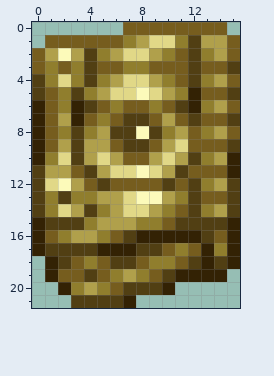
Pixel-art sprite -- Content/Tiles/Relic/BanditBookRelic.png. Above, as it was before the edit.
The file is 32x44 pixels, drawn in blocks of 2x2; one block is one cell here.
New version:
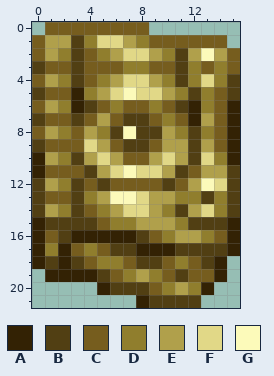
Palette (. is transparent): A #332204  B #513f13  C #765d1e  D #907e2d  E #b0a04b  F #e1d887  G #fcfaba
Author's note on the commit: Relic fix and spider mount improvements
From old to new:
@@ x 0..15 @@
- 0 .......CCCCCCCC.
- 1 .CCCCCCDEFFDBEEC
- 2 CEGEBDEFFEDCBDEC
- 3 CDCDBCCDDCCCBCCB
- 4 BDFDBDEFFEDCBDEC
- 5 BCDBDEFFGFEDACCB
- 6 ACDABCDCCDCBADEC
- 7 ACEACDCBBCECBCCB
- 8 ACDBDEBBGBDECDEC
- 9 ACEBEECBBCEFCCCB
-10 ADFBEFECCEFEBDEA
-11 BEECBEFFGFEBCCCA
-12 BFGECBCCCCBCBDEB
-13 BDBDDEEFGGEDBCCB
-14 BDFEBDEFFEDCBDEB
-15 ABBBDEEEDDCBBBBA
-16 ACDEEDCBAAAAABCA
-17 ABBBBAAABBCDCADA
-18 .ABCDCBBCDDCBABA
-19 .ACCBCDEDCBAAAA.
-20 ..ADEDCBBBA.....
-21 ...BBBBA........
+ 0 .CCCCCCCC.......
+ 1 CEEBDFFEDCCCCCC.
+ 2 CEDBCDEFFEDBEGEC
+ 3 BCCBCCCDDCCBDCDC
+ 4 CEDBCDEFFEDBDFDB
+ 5 BCCADEFGFFEDBDCB
+ 6 CEDABCDCCDCBADCA
+ 7 BCCBCECBBCDCAECA
+ 8 CEDCEDBGBBEDBDCA
+ 9 BCCCFECBBCEEBECA
+10 AEDBEFECCEFEBFDA
+11 ACCCBEFGFFEBCEEB
+12 BEDBCBCCCCBCEGFB
+13 BCCBDEGGFEEDDBDB
+14 BEDBCDEFFEDBEFDB
+15 ABBBBCDDEEEDBBBA
+16 ACBAAAAABCDEEDCA
+17 ADACDCBBAAABBBBA
+18 ABABCDDCBBCDCBA.
+19 .AAAABCDEDCBCCA.
+20 .....ABBBCDEDA..
+21 ........ABBBB...
Changed places in both pictures, as pixel boxes (x1, y1, x2, y2):
changed: (32, 22, 240, 308)
